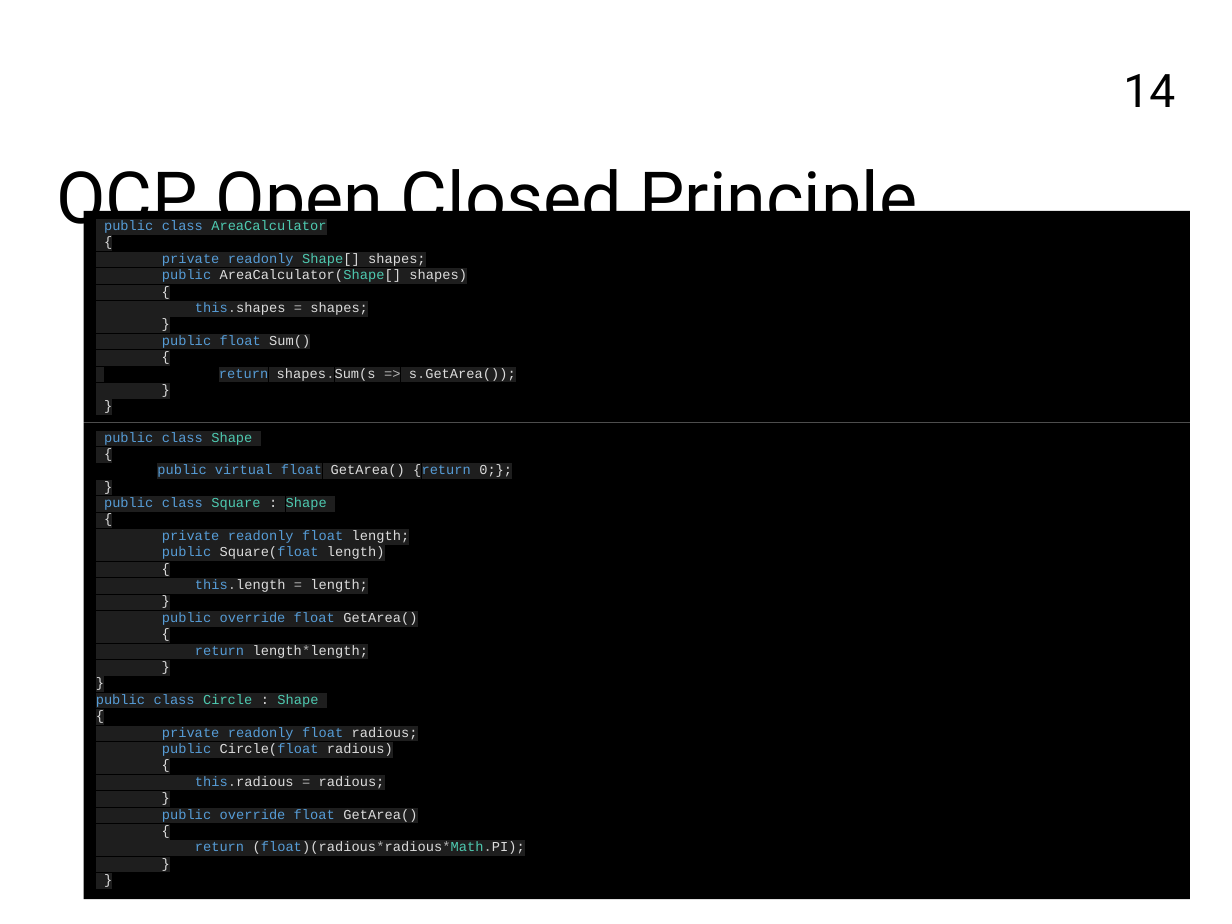
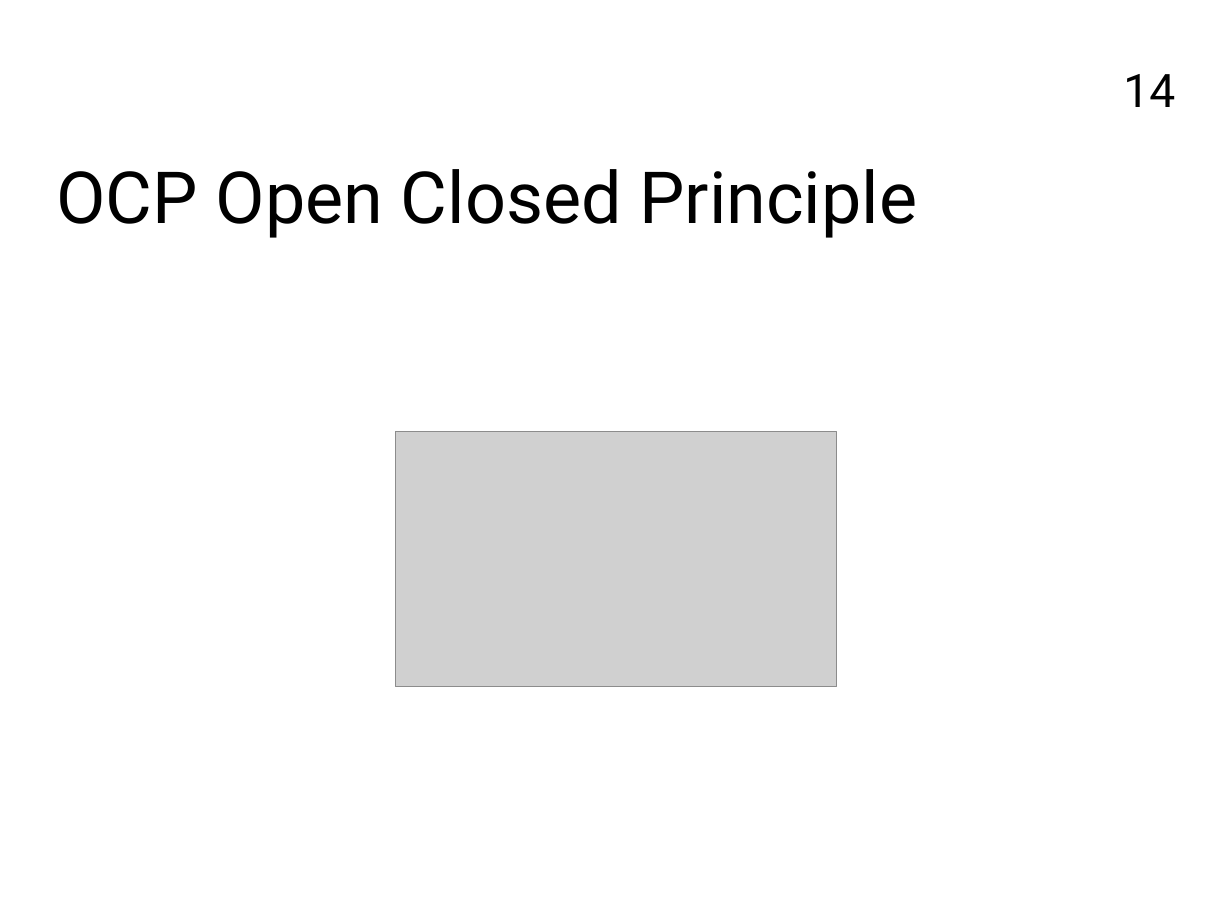
Before and after one commit to FrancoMelandri/SOLID, a slide deck: slide 14 of docs/solid.pptx. Drawn at 1232x924 pixels with LibreOffice and Linux fonts; fonts in the diff are those of the drawing; grey boxes stand for pictures. Boxes give left, top, right and bottom in pixels: in the first picture for what was removed or moved away, otherwise in the second. Text is boxed around its words. In the diff, an @@ line names an element or a change of style, - is before the commit and + after.

Commit message:
removing OCP snippets introducing carbon images

```diff
--- a/docs/solid.pptx
+++ b/docs/solid.pptx
@@ rectangle removed at (x1=84, y1=211, x2=1190, y2=423) @@
-public class AreaCalculator
-{
-private readonly Shape[] shapes;
-public AreaCalculator(Shape[] shapes)
-{
-this.shapes = shapes;
-}
-public float Sum()
-{
-return shapes.Sum(s => s.GetArea());
-}
-}
@@ rectangle removed at (x1=84, y1=423, x2=1190, y2=899) @@
-public class Shape
-{
-public virtual float GetArea() {return 0;};
-}
-public class Square : Shape
-{
-private readonly float length;
-public Square(float length)
-{
-this.length = length;
-}
-public override float GetArea()
-{
-return length*length;
-}
-}
-public class Circle : Shape
-{
-private readonly float radious;
-public Circle(float radious)
-{
-this.radious = radious;
-}
-public override float GetArea()
-{
-return (float)(radious*radious*Math.PI);
-}
-}
@@ picture added at (x1=395, y1=431, x2=837, y2=686) @@
```
Also in this commit, not shown: 9 other slides changed, 5 slides added.
